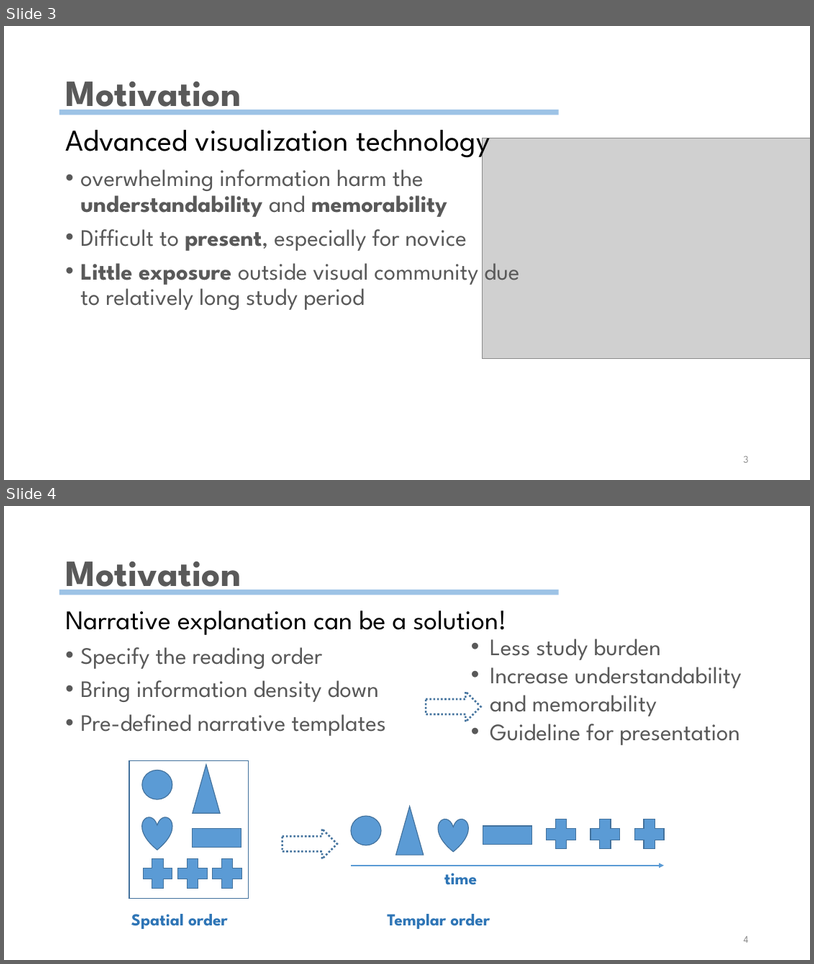
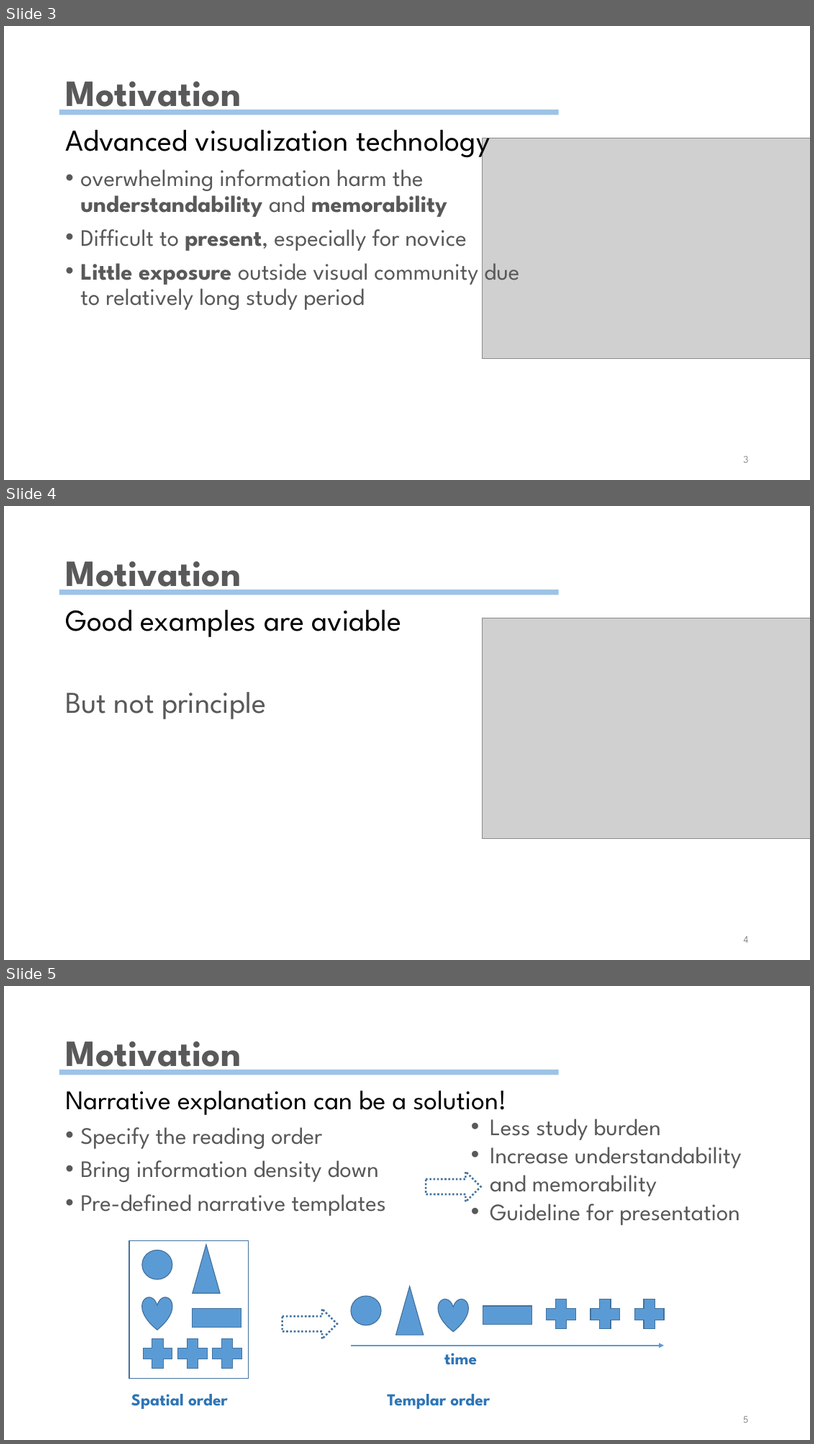
Before and after one commit to wangqianwen0418/decompose-vis, a slide deck: Narvis.pptx. Shown one above the other, each under a label of ours: slides 3 and 4 before the commit, slides 3, 4 and 5 after it. The pictures are 814x964 and 814x1444 pixels, drawn with LibreOffice and Linux fonts; fonts in the diff are those of the drawing; grey boxes stand for pictures. Boxes give left, top, right and bottom in pixels: in the first picture for what was removed or moved away, otherwise in the second. Text is boxed around its words. In the diff, an @@ line names an element or a change of style, - is before the commit and + after.

```diff
--- a/Narvis.pptx
+++ b/Narvis.pptx
@@ slide 4 added at [4,506,810,960], background #FFFFFF @@
@@ title added at [65,561,241,595], 44 pt, text #595959, bold @@
+Motivation
@@ rectangle added at [59,590,559,595], fill #9DC3E6 @@
@@ text added at [65,610,402,719], 36 pt, text #000000 @@
+Good examples are aviable
+But not principle
@@ picture added at [483,618,810,839] @@
@@ page number added at [744,936,749,942], 12 pt, text #8C8C8C @@
+4
@@ what was slide 4 is now slide 5 @@
@@ page number at [743,1416,748,1422]: text changed @@
-4
+5
```
Also in this commit, not shown: 4 slides changed, 3 other slides added, 7 other files.
